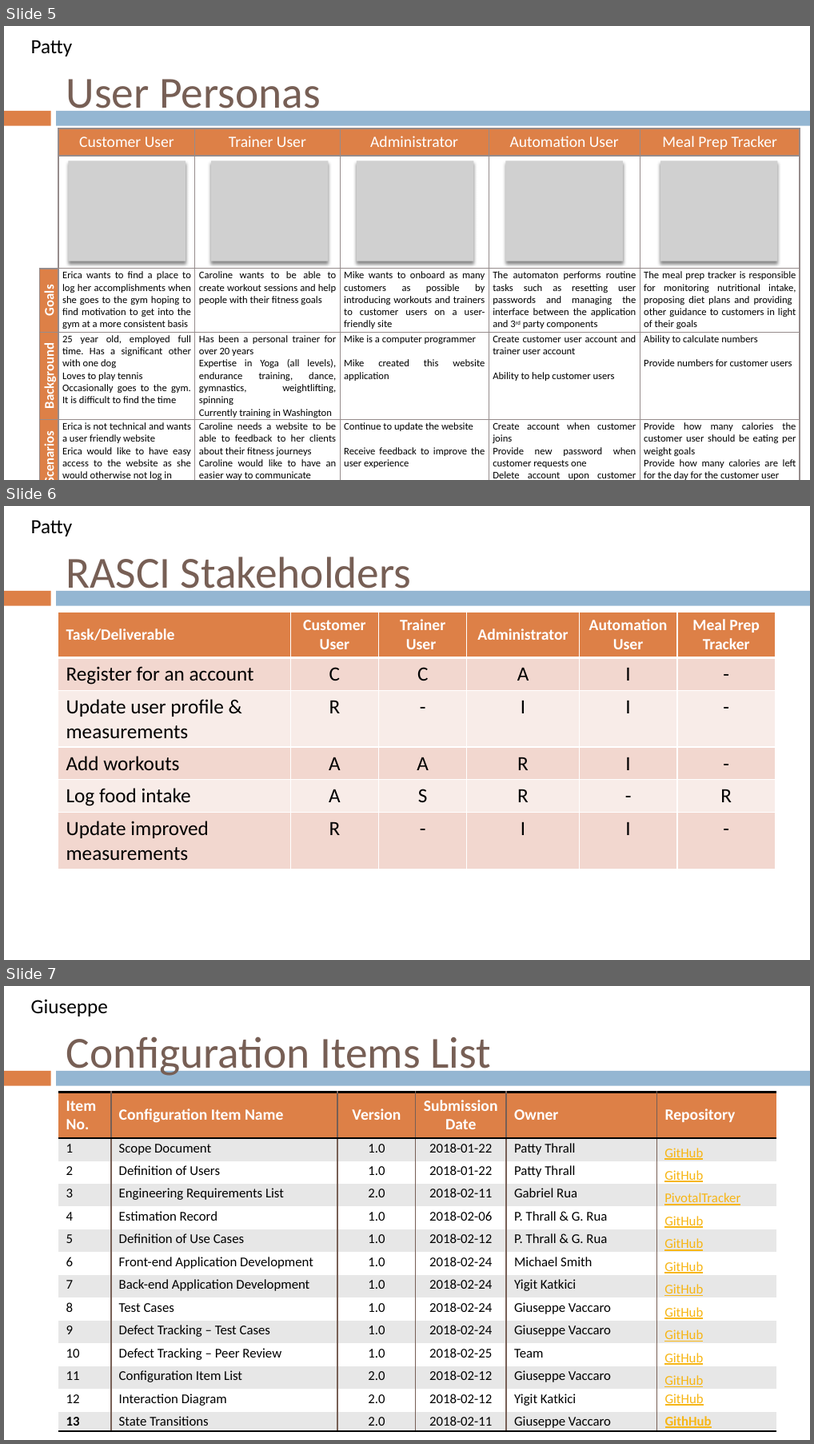
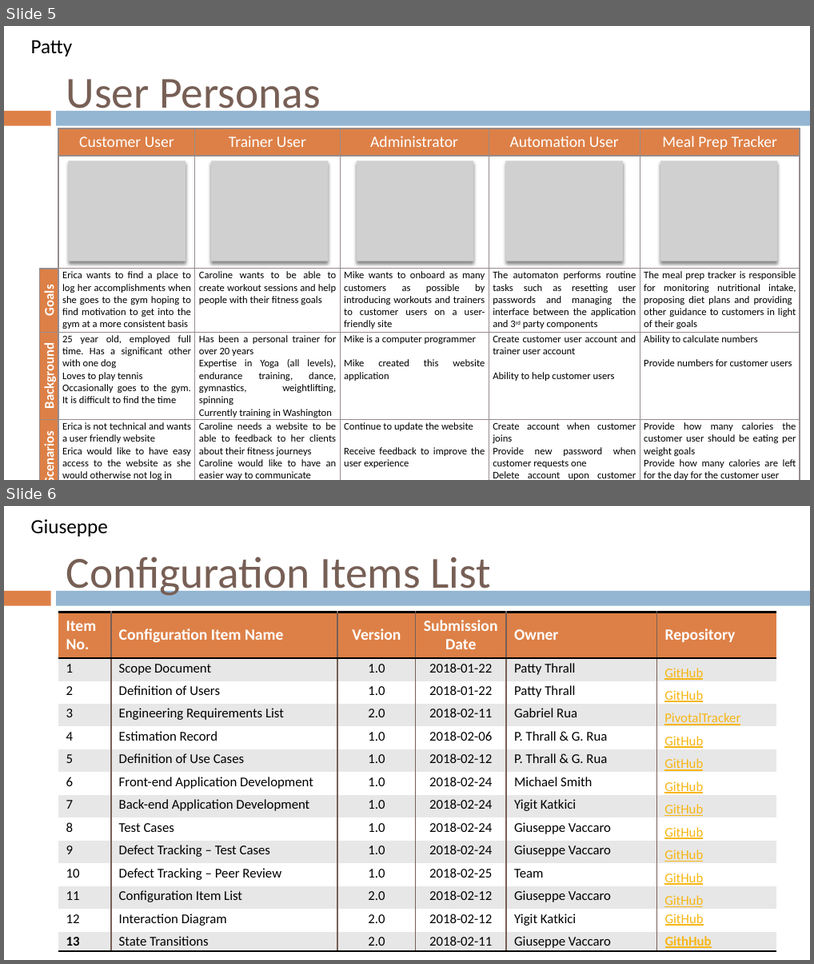
Before and after one commit to gvaccaro21/CS633---Term-Project, a slide deck: Final Presenation/CS_633_Zac3_term_project_report_FINAL_draft.pptx. Shown one above the other, each under a label of ours: slides 5, 6 and 7 before the commit, slides 5 and 6 after it. The pictures are 814x1444 and 814x964 pixels, drawn with LibreOffice and Linux fonts; fonts in the diff are those of the drawing; grey boxes stand for pictures; background and template pictures are left out. Boxes give left, top, right and bottom in pixels: in the first picture for what was removed or moved away, otherwise in the second. Text is boxed around its words. In the diff, an @@ line names an element or a change of style, - is before the commit and + after.

```diff
--- a/Final Presenation/CS_633_Zac3_term_project_report_FINAL_draft.pptx
+++ b/Final Presenation/CS_633_Zac3_term_project_report_FINAL_draft.pptx
@@ slide 6 removed at <box>4,506,810,960</box>, background #FFFFFF; not listed: 2 template elements that a slide beside it also shows @@
@@ text removed at <box>31,520,73,536</box> @@
-Patty
@@ title removed at <box>66,556,412,599</box> @@
-RASCI Stakeholders
@@ table removed at <box>58,612,775,868</box>, 6 rows, 6 columns @@
-Task/Deliverable | Customer User | Trainer User | Administrator | Automation User | Meal Prep Tracker
-Register for an account | C | C | A | I | -
-Update user profile & measurements | R | - | I | I | -
-Add workouts | A | A | R | I | -
-Log food intake | A | S | R | - | R
-Update improved measurements | R | - | I | I | -
@@ what was slide 7 is now slide 6 @@
```
Also in this commit, not shown: 2 slides changed, 1 other slide removed.
